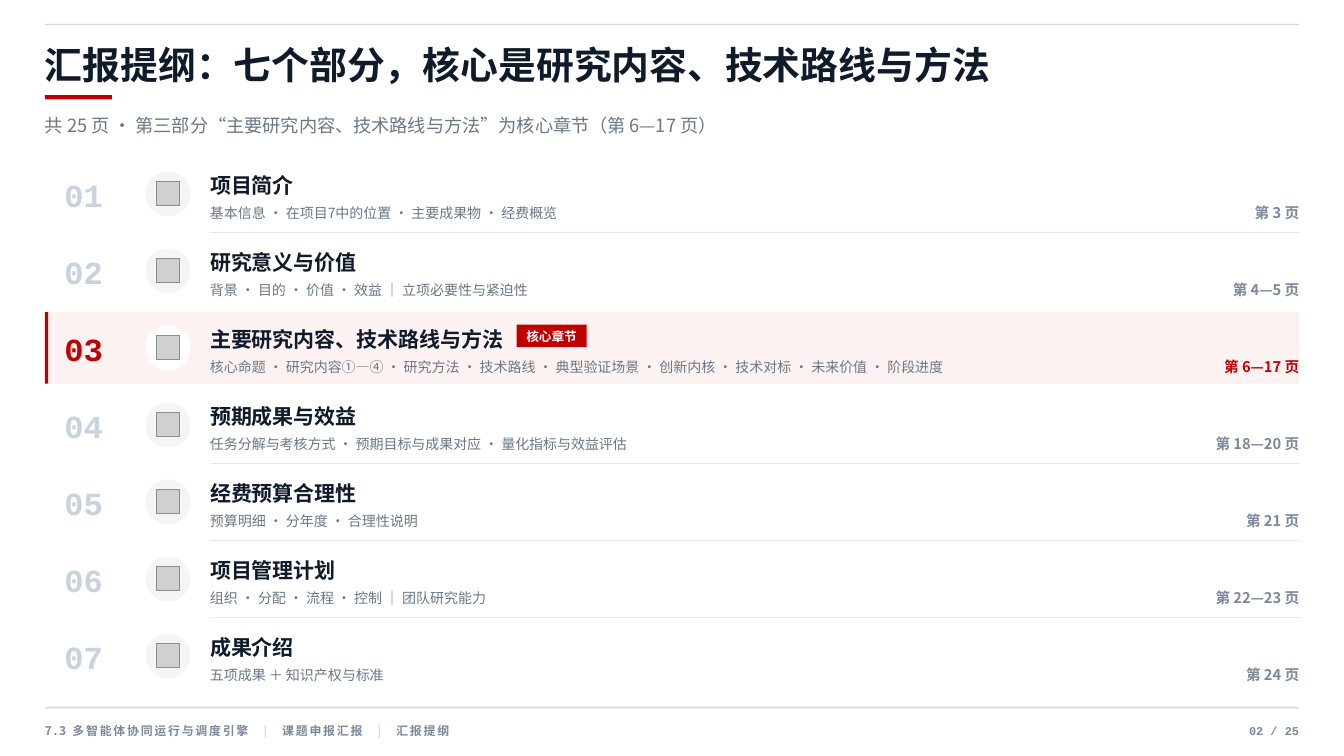
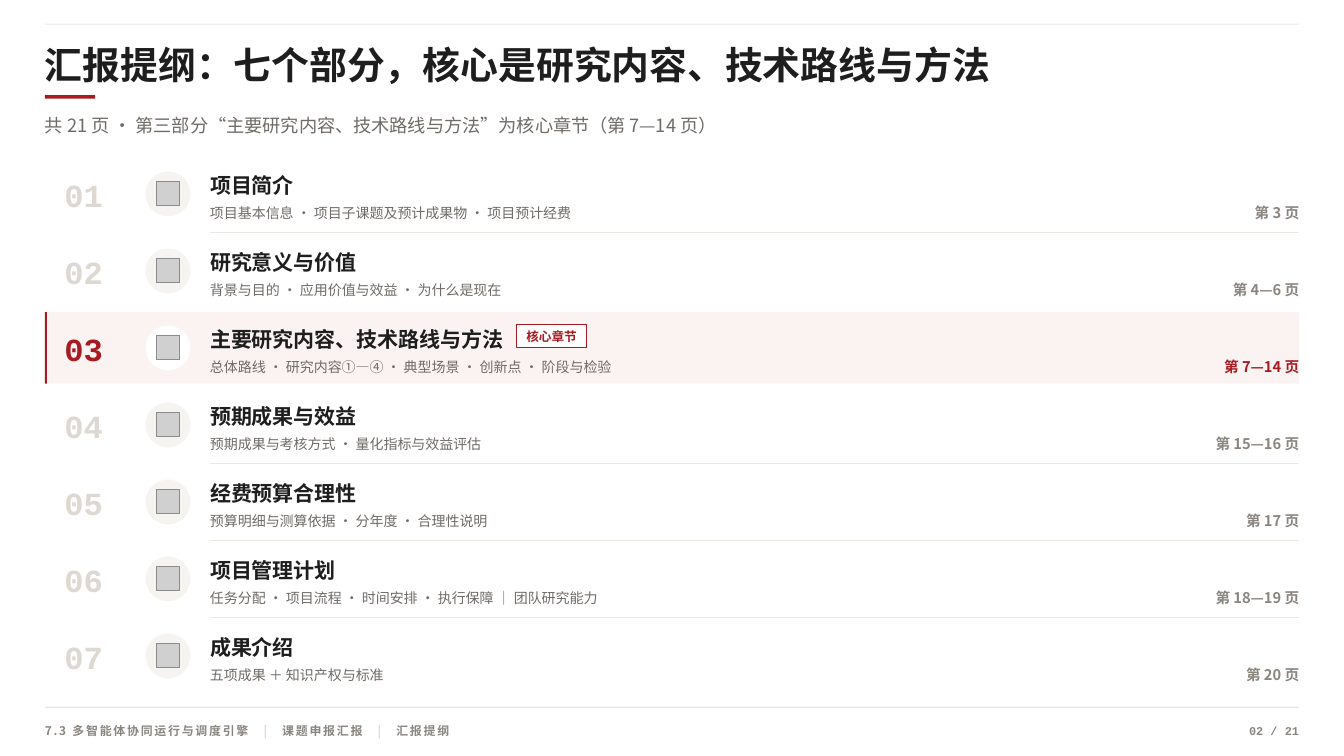
Before and after one commit to huosi012/PPT, a slide deck: slide 2 of 项目汇报PPT.pptx. Drawn at 1344x756 pixels with LibreOffice and Linux fonts; fonts in the diff are those of the drawing; grey boxes stand for pictures. Boxes give left, top, right and bottom in pixels: in the first picture for what was removed or moved away, otherwise in the second. Text is boxed around its words. In the diff, an @@ line names an element or a change of style, - is before the commit and + after.

```diff
--- a/项目汇报PPT.pptx
+++ b/项目汇报PPT.pptx
@@ rectangle at (44,24,1299,25): fill #D3D9E1 to #DCD7D1 @@
@@ rectangle at (44,95,95,98): fill #C00000 to #A61C22 @@
@@ rectangle: place and size @@
-rectangle at (44,95,112,99)
+rectangle at (44,95,95,98)
@@ text at (45,116,716,134): text changed; text colour #6B7785 to #6F6B67 @@
-共 25 页 · 第三部分“主要研究内容、技术路线与方法”为核心章节（第 6—17 页）
+共 21 页 · 第三部分“主要研究内容、技术路线与方法”为核心章节（第 7—14 页）
@@ text at (210,206,571,219): text changed; text colour #6B7785 to #6F6B67 @@
-基本信息 · 在项目7中的位置 · 主要成果物 · 经费概览
+项目基本信息 · 项目子课题及预计成果物 · 项目预计经费
@@ text "第 3 页" at (1255,206,1300,219): text colour #7C889A to #8A857F @@
@@ text at (210,283,502,296): text changed; text colour #6B7785 to #6F6B67 @@
-背景 · 目的 · 价值 · 效益 ｜ 立项必要性与紧迫性
+背景与目的 · 应用价值与效益 · 为什么是现在
@@ text at (1233,283,1300,296): text changed; text colour #7C889A to #8A857F @@
-第 4—5 页
+第 4—6 页
@@ rectangle at (44,313,1299,384): fill #FDF2F2 to #FAF3F2 @@
@@ rectangle at (44,313,46,384): fill #C00000 to #A61C22 @@
@@ text "03" at (64,339,103,362): text colour #C00000 to #A61C22 @@
@@ rectangle "核心章节" at (516,325,586,347): text colour #FFFFFF to #A61C22; fill #C00000 to #FFFFFF; outline none to #A61C22 0.5 pt @@
@@ text at (1224,359,1300,374): text changed; text colour #C00000 to #A61C22 @@
-第 6—17 页
+第 7—14 页
@@ text at (210,360,612,373): text changed; text colour #6B7785 to #6F6B67 @@
-核心命题 · 研究内容①—④ · 研究方法 · 技术路线 · 典型验证场景 · 创新内核 · 技术对标 · 未来价值 · 阶段进度
+总体路线 · 研究内容①—④ · 典型场景 · 创新点 · 阶段与检验
@@ text at (210,437,482,450): text changed; text colour #6B7785 to #6F6B67 @@
-任务分解与考核方式 · 预期目标与成果对应 · 量化指标与效益评估
+预期成果与考核方式 · 量化指标与效益评估
@@ text at (1216,437,1300,450): text changed; text colour #7C889A to #8A857F @@
-第 18—20 页
+第 15—16 页
@@ text at (210,514,488,527): text changed; text colour #6B7785 to #6F6B67 @@
-预算明细 · 分年度 · 合理性说明
+预算明细与测算依据 · 分年度 · 合理性说明
@@ text at (1246,514,1300,527): text changed; text colour #7C889A to #8A857F @@
-第 21 页
+第 17 页
@@ text at (210,591,598,604): text changed; text colour #6B7785 to #6F6B67 @@
-组织 · 分配 · 流程 · 控制 ｜ 团队研究能力
+任务分配 · 项目流程 · 时间安排 · 执行保障 ｜ 团队研究能力
@@ text at (1216,591,1300,604): text changed; text colour #7C889A to #8A857F @@
-第 22—23 页
+第 18—19 页
@@ text colour #C9D2DF to #DDD8D2 in 6 elements at (64,186,103,207), (64,263,103,284), (64,417,103,438), (64,494,103,515), (64,571,103,592), (64,648,103,669) @@
@@ text colour #0F1A2B to #1E1E1E in 8 elements at (45,46,990,84), (210,175,294,195), (210,252,357,272), (210,329,504,349), (210,406,357,426), (210,483,357,503), (210,560,336,580), (210,637,294,657) @@
@@ text "五项成果 ＋ 知识产权与标准" at (210,668,384,681): text colour #6B7785 to #6F6B67 @@
@@ text at (1246,668,1300,681): text changed; text colour #7C889A to #8A857F @@
-第 24 页
+第 20 页
@@ text "7.3 多智能体协同运行与调度引擎 | 课题申报汇报 | ..." at (45,725,449,736): text colour #7C889A to #8A857F; text colour #D3D9E1 to #DCD7D1 in "| |" @@
@@ rectangle at (44,707,1299,708): fill #D3D9E1 to #DCD7D1 @@
@@ text at (1249,727,1299,735): text changed; text colour #7C889A to #8A857F @@
-02 / 25
+02 / 21
```
Also in this commit, not shown: 14 other slides changed, 6 slides added, 10 slides removed, 32 other files.
